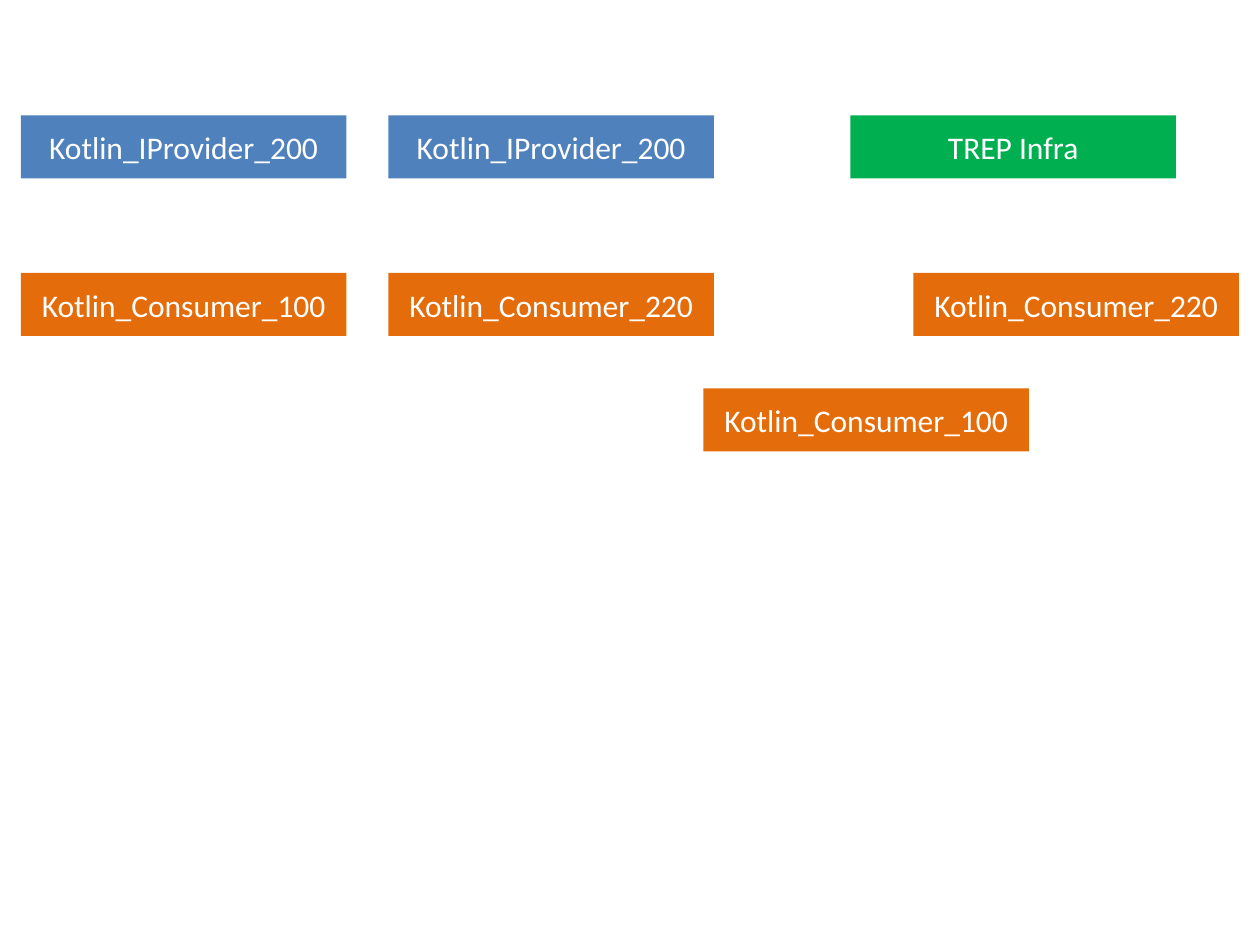
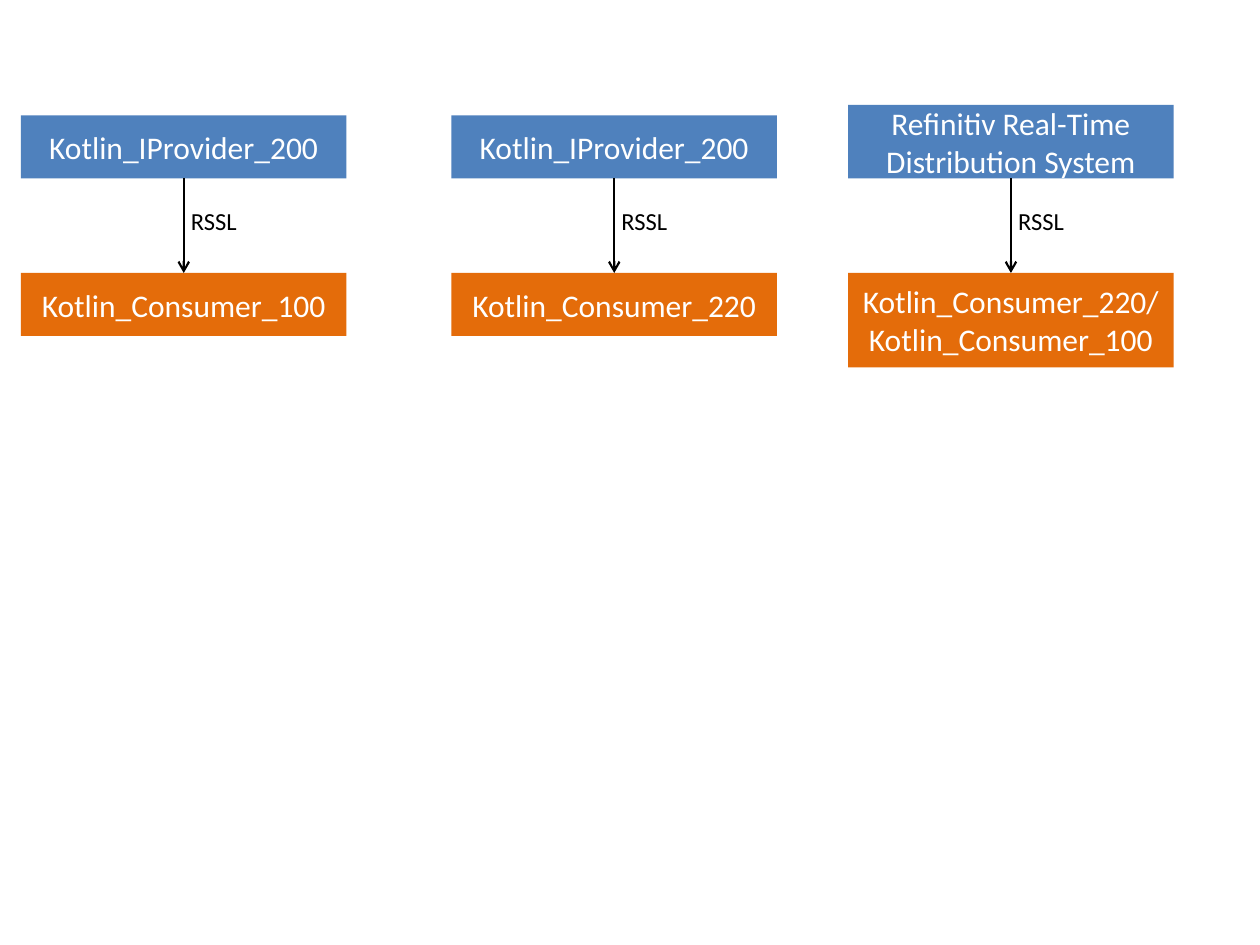
Before and after one commit to LSEG-API-Samples/Example.EMA.Java.Kotlin, a slide deck: slide 2 of Diagram/Diagram.pptx. Drawn at 1260x945 pixels with LibreOffice and Linux fonts; fonts in the diff are those of the drawing. Boxes give left, top, right and bottom in pixels: in the first picture for what was removed or moved away, otherwise in the second. Text is boxed around its words. In the diff, an @@ line names an element or a change of style, - is before the commit and + after.

```diff
--- a/Diagram/Diagram.pptx
+++ b/Diagram/Diagram.pptx
@@ rectangle "Kotlin_IProvider_200": place and size @@
-rectangle "Kotlin_IProvider_200" at bbox=[388, 116, 713, 179]
+rectangle "Kotlin_IProvider_200" at bbox=[451, 116, 776, 179]
@@ rectangle added at bbox=[848, 105, 1173, 178], fill #4F81BD, 18 pt, text #FFFFFF @@
+Refinitiv Real-Time Distribution System
@@ rectangle removed at bbox=[850, 116, 1176, 179] @@
-TREP Infra
@@ arrow added from (184, 179) to (184, 273), #000000 1.25 pt @@
@@ arrow added from (615, 179) to (615, 273), #000000 1.25 pt @@
@@ arrow added from (1011, 179) to (1011, 273), #000000 1.25 pt @@
@@ text added at bbox=[191, 214, 237, 230], 14 pt, text #000000 @@
+RSSL
@@ text added at bbox=[621, 214, 667, 230], 14 pt, text #000000 @@
+RSSL
@@ text added at bbox=[1018, 214, 1064, 230], 14 pt, text #000000 @@
+RSSL
@@ rectangle "Kotlin_Consumer_220": place and size @@
-rectangle "Kotlin_Consumer_220" at bbox=[388, 273, 713, 336]
+rectangle "Kotlin_Consumer_220" at bbox=[451, 273, 776, 336]
@@ rectangle "Kotlin_Consumer_220/Kotlin_Consumer_100": place and size @@
-rectangle "Kotlin_Consumer_220/Kotlin_Consumer_100" at bbox=[914, 273, 1239, 336]
+rectangle "Kotlin_Consumer_220/Kotlin_Consumer_100" at bbox=[848, 273, 1173, 368]
@@ text in rectangle at bbox=[863, 291, 1159, 356]: text changed @@
-Kotlin_Consumer_220
+Kotlin_Consumer_220/Kotlin_Consumer_100
@@ rectangle removed at bbox=[703, 388, 1028, 451] @@
-Kotlin_Consumer_100
```
Also in this commit, not shown: 1 other file.
